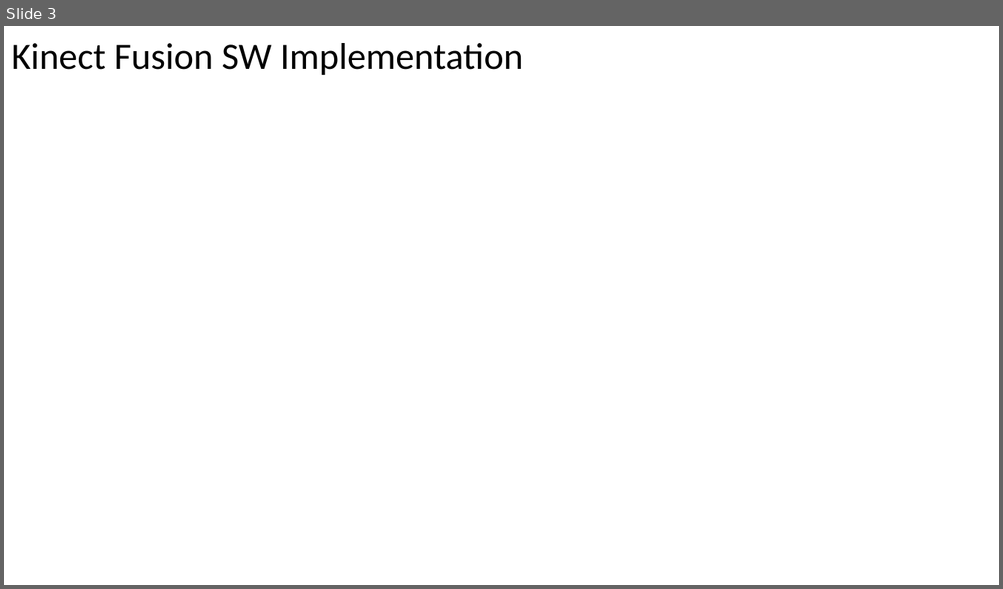
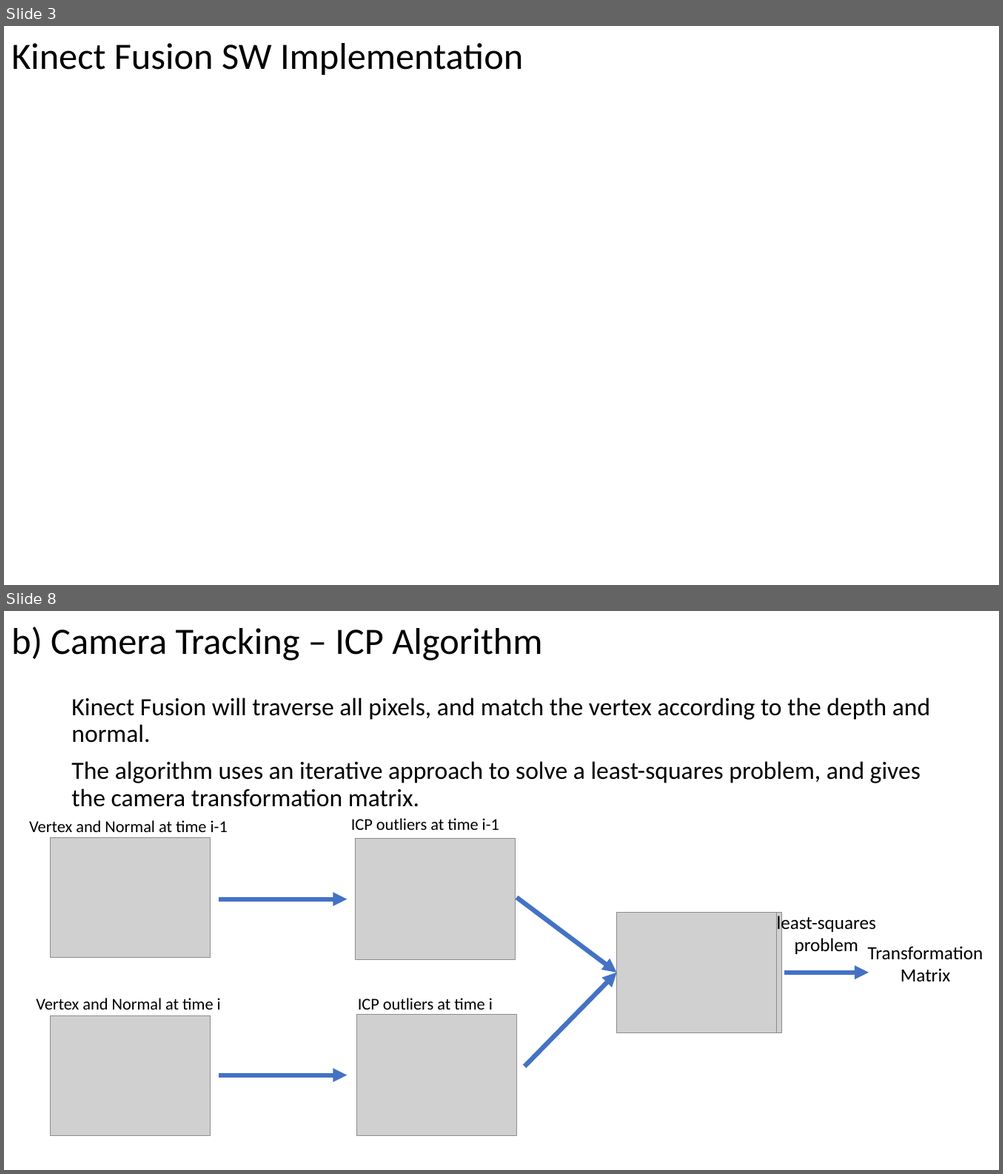
Before and after one commit to Charlee0207/KinectFusion-HLS, a slide deck: Kinect Fusion.pptx. Shown one above the other, each under a label of ours: slide 3 before the commit, slides 3 and 8 after it; the slides between them are not shown. The pictures are 1003x589 and 1003x1174 pixels, drawn with LibreOffice and Linux fonts; fonts in the diff are those of the drawing; grey boxes stand for pictures. Boxes give left, top, right and bottom in pixels: in the first picture for what was removed or moved away, otherwise in the second. Text is boxed around its words. In the diff, an @@ line names an element or a change of style, - is before the commit and + after.

```diff
--- a/Kinect Fusion.pptx
+++ b/Kinect Fusion.pptx
@@ slide 8 added at [4,611,999,1170], background #FFFFFF @@
@@ title added at [11,627,542,661], 36 pt, text #000000 @@
+b) Camera Tracking – ICP Algorithm
@@ subtitle added at [71,698,930,807], 24 pt, text #000000 @@
+Kinect Fusion will traverse all pixels, and match the vertex according to the depth and normal.
+The algorithm uses an iterative approach to solve a least-squares problem, and gives the camera transformation matrix.
@@ text added at [29,820,227,832], 16 pt, text #000000 @@
+Vertex and Normal at time i-1
@@ text added at [351,818,499,830], 16 pt, text #000000 @@
+ICP outliers at time i-1
@@ picture added at [51,838,210,957] @@
@@ picture added at [356,840,515,960] @@
@@ arrow added from (517, 897) to (617, 973), #4472C4 4.5 pt @@
@@ arrow added from (218, 900) to (347, 900), #4472C4 4.5 pt @@
@@ picture added at [617,912,777,1034] @@
@@ picture added at [622,912,782,1034] @@
@@ text added at [777,914,876,954], 18 pt, text #000000 @@
+least-squares problem
@@ text added at [868,946,983,982], 18 pt, text #000000 @@
+Transformation
+Matrix
@@ arrow added from (525, 1067) to (617, 973), #4472C4 4.5 pt @@
@@ arrow added from (784, 973) to (869, 973), #4472C4 4.5 pt @@
@@ text added at [36,998,221,1010], 16 pt, text #000000 @@
+Vertex and Normal at time i
@@ text added at [358,998,492,1015], 16 pt, text #000000 @@
+ICP outliers at time i
@@ picture added at [51,1017,210,1136] @@
@@ picture added at [357,1015,517,1136] @@
@@ arrow added from (218, 1076) to (347, 1076), #4472C4 4.5 pt @@
```
Also in this commit, not shown: 1 slide changed, 4 other slides added, 1 slide removed.
